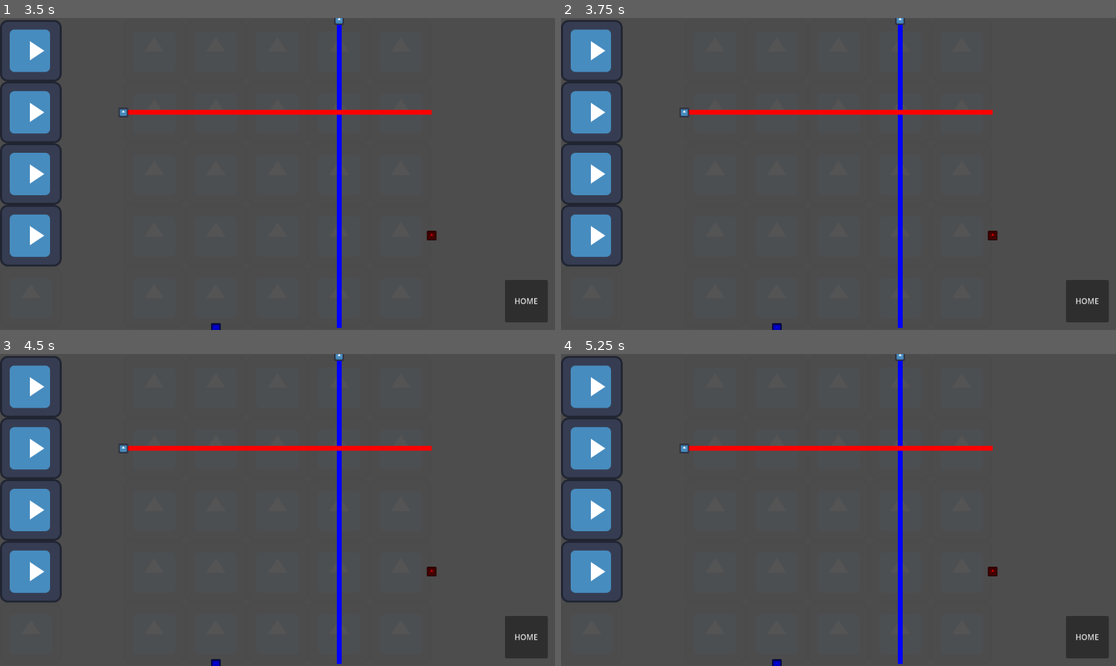
Above: before the commit, frames 1-4 (two rows, left to right).
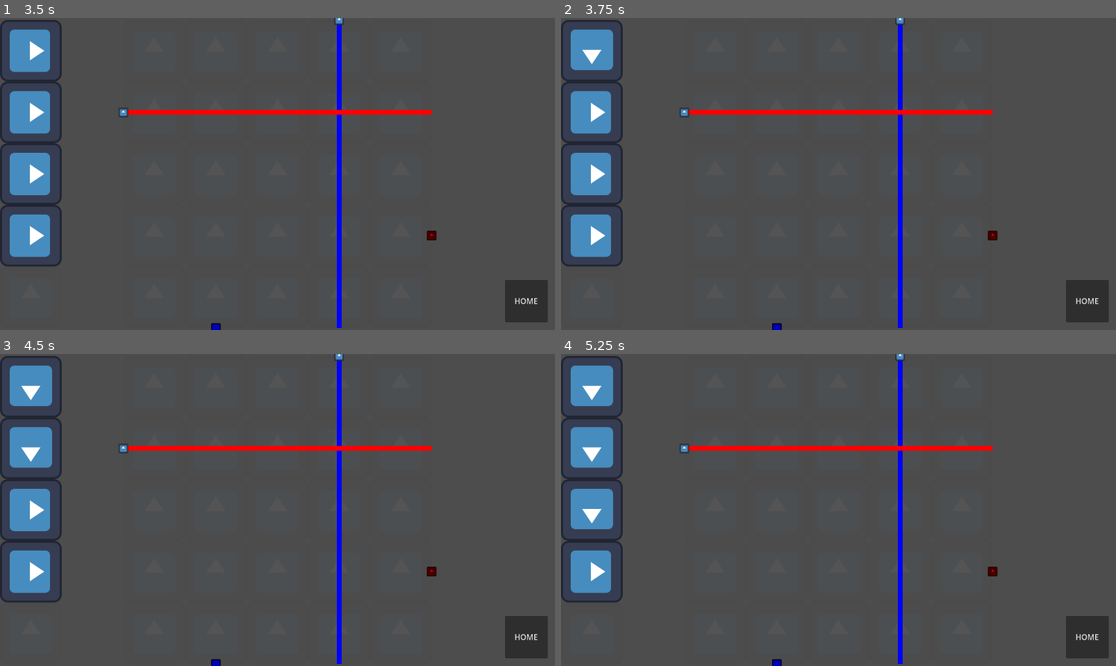
Above: after the commit, the same moments.

Repository: Phijo1/Prisma
Game: Godot game, scene res://level.tscn
Two runs of this game, one before a commit and one after it. Both use one fixed random seed, a clock stepped at 60 frames per second and the inputs below. This scene is started directly instead of the project's main scene. The engine's default icon, where the game draws it, is replaced by a stand-in: a white triangle on a blue panel in a dark square.
Inputs (mouse positions are in pixels of both pictures, inside the frame that each line leads up to):
- Up to frame 1 (3.5 s): click "HOME" at 0.5 s; click "Level 1" at 1.25 s; click "HOME" at 2 s; click "Level 1" at 2.75 s
- Up to frame 2 (3.75 s): tap Enter at 3.5 s; move the mouse to (594, 49) at 3.52 s; hold E (r_right) from 3.53 s (still down); click (594, 49) at 3.67 s
- Up to frame 3 (4.5 s): tap Space at 4.25 s; move the mouse to (33, 447) at 4.27 s; release E (r_right) at 4.28 s; hold Q (r_left) from 4.28 s (still down); click (33, 447) at 4.42 s
- Up to frame 4 (5.25 s): tap Enter at 5 s; move the mouse to (594, 510) at 5.02 s; release Q (r_left) at 5.03 s; hold E (r_right) from 5.03 s (still down); click (594, 510) at 5.17 s

Frame 1 is identical in both runs. In frame 2, 0.2% of the frame differs, in the area x 1-10%, y 3-18%; in frame 3, 0.4%; in frame 4, 0.6%, in the area x 1-10%, y 3-57%.

Commit message:
adding rotation when on board, and starting to convert x levels

Diff:
--- a/combiner.gd
+++ b/combiner.gd
@@ -45,16 +45,34 @@
 				else:
 					global_position = lastLocation.global_position
 				get_node("/root/Level").updateLight()
-	if (Input.is_action_just_pressed("r_left")) and pickedUp == true:
-		direc -= 1
-		if direc == 0:
-			direc = 4
-		rotation_degrees = 360/4 * direc
-	if (Input.is_action_just_pressed("r_right")) and pickedUp == true:
-		direc += 1
-		if direc == 5:
-			direc = 1
-		rotation_degrees = 360/4 * direc
+	if (Input.is_action_just_pressed("r_left")) and mouseOver == true:
+		if pickedUp == true:
+			direc -= 1
+			if direc == 0:
+				direc = 4
+			rotation_degrees = 360/4 * direc
+			return
+		elif pickedUp == false and checkUnder() == false:
+			direc += 1
+			if direc == 5:
+				direc = 1
+			rotation_degrees = 360/4 * direc
+			get_node("/root/Level").updateLight()
+			return
+	if (Input.is_action_just_pressed("r_right")) and mouseOver == true:
+		if pickedUp == true:
+			direc += 1
+			if direc == 5:
+				direc = 1
+			rotation_degrees = 360/4 * direc
+			return
+		elif pickedUp == false and checkUnder() == false:
+			direc += 1
+			if direc == 5:
+				direc = 1
+			rotation_degrees = 360/4 * direc
+			get_node("/root/Level").updateLight()
+			return
 
 
 func _on_mouse_entered() -> void:
@@ -67,3 +85,12 @@
 
 func combiner():
 	print("TODO")
+
+func checkUnder():
+	var overlay = gridChecker.get_overlapping_areas()
+	print(overlay)
+	for i in overlay:
+		if i != self:
+			if i.has_method("checkUnder"):
+				return true
+	return false
--- a/filter.gd
+++ b/filter.gd
@@ -47,16 +47,34 @@
 				else:
 					global_position = lastLocation.global_position
 				get_node("/root/Level").updateLight()
-	if (Input.is_action_just_pressed("r_left")) and pickedUp == true:
-		direc -= 1
-		if direc == 0:
-			direc = 4
-		rotation_degrees = 360/4 * direc
-	if (Input.is_action_just_pressed("r_right")) and pickedUp == true:
-		direc += 1
-		if direc == 5:
-			direc = 1
-		rotation_degrees = 360/4 * direc
+	if (Input.is_action_just_pressed("r_left")) and mouseOver == true:
+		if pickedUp == true:
+			direc -= 1
+			if direc == 0:
+				direc = 4
+			rotation_degrees = 360/4 * direc
+			return
+		elif pickedUp == false and checkUnder() == false:
+			direc += 1
+			if direc == 5:
+				direc = 1
+			rotation_degrees = 360/4 * direc
+			get_node("/root/Level").updateLight()
+			return
+	if (Input.is_action_just_pressed("r_right")) and mouseOver == true:
+		if pickedUp == true:
+			direc += 1
+			if direc == 5:
+				direc = 1
+			rotation_degrees = 360/4 * direc
+			return
+		elif pickedUp == false and checkUnder() == false:
+			direc += 1
+			if direc == 5:
+				direc = 1
+			rotation_degrees = 360/4 * direc
+			get_node("/root/Level").updateLight()
+			return
 
 
 func _on_mouse_entered() -> void:
@@ -69,3 +87,12 @@
 
 func filter():
 	print("TODO")
+
+func checkUnder():
+	var overlay = gridChecker.get_overlapping_areas()
+	print(overlay)
+	for i in overlay:
+		if i != self:
+			if i.has_method("checkUnder"):
+				return true
+	return false
--- /dev/null
+++ b/levels/level10.tscn
@@ -0,0 +1,159 @@
+[gd_scene load_steps=8 format=3 uid="uid://4phhflod38sy"]
+
+[ext_resource type="Script" uid="uid://frcp702o3bx" path="res://level.gd" id="1_okowm"]
+[ext_resource type="PackedScene" uid="uid://dieejrp8kpwab" path="res://empty_grid.tscn" id="2_8oooe"]
+[ext_resource type="PackedScene" uid="uid://do10hshkcgjm" path="res://block.tscn" id="3_i18um"]
+[ext_resource type="PackedScene" uid="uid://c3v2pel6k0shv" path="res://splitter.tscn" id="4_8bhgk"]
+[ext_resource type="PackedScene" uid="uid://dta3q7vfg4hxv" path="res://mirror.tscn" id="5_mv8ey"]
+[ext_resource type="PackedScene" uid="uid://dd8km2o6vd228" path="res://combiner.tscn" id="6_80amw"]
+[ext_resource type="PackedScene" uid="uid://b7yokb5iixl7i" path="res://menus/hud.tscn" id="7_3r2vy"]
+
+[node name="Level" type="Node2D"]
+script = ExtResource("1_okowm")
+levelNumber = 10
+
+[node name="CanvasLayer" type="CanvasLayer" parent="."]
+
+[node name="RayGrid" type="GridContainer" parent="CanvasLayer"]
+unique_name_in_owner = true
+anchors_preset = 8
+anchor_left = 0.5
+anchor_top = 0.5
+anchor_right = 0.5
+anchor_bottom = 0.5
+offset_left = -20.0
+offset_top = -20.0
+offset_right = 20.0
+offset_bottom = 20.0
+grow_horizontal = 2
+grow_vertical = 2
+size_flags_horizontal = 4
+size_flags_vertical = 4
+theme_override_constants/h_separation = 128
+theme_override_constants/v_separation = 128
+columns = 5
+
+[node name="EmptyGrid" parent="CanvasLayer/RayGrid" instance=ExtResource("2_8oooe")]
+layout_mode = 2
+source = [2, 4]
+
+[node name="EmptyGrid2" parent="CanvasLayer/RayGrid" instance=ExtResource("2_8oooe")]
+layout_mode = 2
+
+[node name="EmptyGrid3" parent="CanvasLayer/RayGrid" instance=ExtResource("2_8oooe")]
+layout_mode = 2
+
+[node name="EmptyGrid4" parent="CanvasLayer/RayGrid" instance=ExtResource("2_8oooe")]
+layout_mode = 2
+
+[node name="EmptyGrid5" parent="CanvasLayer/RayGrid" instance=ExtResource("2_8oooe")]
+layout_mode = 2
+dest = [4, 1]
+
+[node name="EmptyGrid6" parent="CanvasLayer/RayGrid" instance=ExtResource("2_8oooe")]
+layout_mode = 2
+dest = [5, 4]
+
+[node name="EmptyGrid7" parent="CanvasLayer/RayGrid" instance=ExtResource("2_8oooe")]
+layout_mode = 2
+
+[node name="EmptyGrid8" parent="CanvasLayer/RayGrid" instance=ExtResource("2_8oooe")]
+layout_mode = 2
+
+[node name="EmptyGrid9" parent="CanvasLayer/RayGrid" instance=ExtResource("2_8oooe")]
+layout_mode = 2
+
+[node name="EmptyGrid10" parent="CanvasLayer/RayGrid" instance=ExtResource("2_8oooe")]
+layout_mode = 2
+
+[node name="EmptyGrid11" parent="CanvasLayer/RayGrid" instance=ExtResource("2_8oooe")]
+layout_mode = 2
+
+[node name="EmptyGrid12" parent="CanvasLayer/RayGrid" instance=ExtResource("2_8oooe")]
+layout_mode = 2
+
+[node name="EmptyGrid13" parent="CanvasLayer/RayGrid" instance=ExtResource("2_8oooe")]
+layout_mode = 2
+
+[node name="EmptyGrid14" parent="CanvasLayer/RayGrid" instance=ExtResource("2_8oooe")]
+layout_mode = 2
+
+[node name="Block" parent="CanvasLayer/RayGrid/EmptyGrid14" instance=ExtResource("3_i18um")]
+
+[node name="EmptyGrid15" parent="CanvasLayer/RayGrid" instance=ExtResource("2_8oooe")]
+layout_mode = 2
+
+[node name="EmptyGrid16" parent="CanvasLayer/RayGrid" instance=ExtResource("2_8oooe")]
+layout_mode = 2
+source = [6, 4]
+
+[node name="EmptyGrid17" parent="CanvasLayer/RayGrid" instance=ExtResource("2_8oooe")]
+layout_mode = 2
+
+[node name="EmptyGrid18" parent="CanvasLayer/RayGrid" instance=ExtResource("2_8oooe")]
+layout_mode = 2
+
+[node name="EmptyGrid19" parent="CanvasLayer/RayGrid" instance=ExtResource("2_8oooe")]
+layout_mode = 2
+
+[node name="EmptyGrid20" parent="CanvasLayer/RayGrid" instance=ExtResource("2_8oooe")]
+layout_mode = 2
+
+[node name="EmptyGrid21" parent="CanvasLayer/RayGrid" instance=ExtResource("2_8oooe")]
+layout_mode = 2
+
+[node name="EmptyGrid22" parent="CanvasLayer/RayGrid" instance=ExtResource("2_8oooe")]
+layout_mode = 2
+
+[node name="Block" parent="CanvasLayer/RayGrid/EmptyGrid22" instance=ExtResource("3_i18um")]
+
+[node name="EmptyGrid23" parent="CanvasLayer/RayGrid" instance=ExtResource("2_8oooe")]
+layout_mode = 2
+
+[node name="EmptyGrid24" parent="CanvasLayer/RayGrid" instance=ExtResource("2_8oooe")]
+layout_mode = 2
+
+[node name="EmptyGrid25" parent="CanvasLayer/RayGrid" instance=ExtResource("2_8oooe")]
+layout_mode = 2
+
+[node name="PrismGrid" type="GridContainer" parent="CanvasLayer"]
+unique_name_in_owner = true
+anchors_preset = 4
+anchor_top = 0.5
+anchor_bottom = 0.5
+offset_left = 64.0
+offset_top = -256.0
+offset_right = 104.0
+offset_bottom = 256.0
+grow_vertical = 2
+theme_override_constants/v_separation = 128
+
+[node name="EmptyGrid" parent="CanvasLayer/PrismGrid" instance=ExtResource("2_8oooe")]
+layout_mode = 2
+
+[node name="Splitter" parent="CanvasLayer/PrismGrid/EmptyGrid" instance=ExtResource("4_8bhgk")]
+
+[node name="EmptyGrid2" parent="CanvasLayer/PrismGrid" instance=ExtResource("2_8oooe")]
+layout_mode = 2
+
+[node name="Mirror" parent="CanvasLayer/PrismGrid/EmptyGrid2" instance=ExtResource("5_mv8ey")]
+
+[node name="EmptyGrid3" parent="CanvasLayer/PrismGrid" instance=ExtResource("2_8oooe")]
+layout_mode = 2
+
+[node name="Mirror" parent="CanvasLayer/PrismGrid/EmptyGrid3" instance=ExtResource("5_mv8ey")]
+
+[node name="EmptyGrid4" parent="CanvasLayer/PrismGrid" instance=ExtResource("2_8oooe")]
+layout_mode = 2
+
+[node name="Combiner" parent="CanvasLayer/PrismGrid/EmptyGrid4" instance=ExtResource("6_80amw")]
+
+[node name="EmptyGrid5" parent="CanvasLayer/PrismGrid" instance=ExtResource("2_8oooe")]
+layout_mode = 2
+
+[node name="Mirror" parent="CanvasLayer/PrismGrid/EmptyGrid5" instance=ExtResource("5_mv8ey")]
+
+[node name="HUD" parent="." instance=ExtResource("7_3r2vy")]
+
+[connection signal="win_hide" from="." to="HUD" method="_on_level_win_hide"]
+[connection signal="win_show" from="." to="HUD" method="_on_level_win_show"]
--- a/levels/levelX1.tscn
+++ /dev/null
@@ -1,159 +0,0 @@
-[gd_scene load_steps=8 format=3 uid="uid://b6roex1yjevnj"]
-
-[ext_resource type="Script" uid="uid://frcp702o3bx" path="res://level.gd" id="1_kxb62"]
-[ext_resource type="PackedScene" uid="uid://dieejrp8kpwab" path="res://empty_grid.tscn" id="2_chp7m"]
-[ext_resource type="PackedScene" uid="uid://do10hshkcgjm" path="res://block.tscn" id="3_vcjym"]
-[ext_resource type="PackedScene" uid="uid://c3v2pel6k0shv" path="res://splitter.tscn" id="4_quhsd"]
-[ext_resource type="PackedScene" uid="uid://dta3q7vfg4hxv" path="res://mirror.tscn" id="5_jdwu7"]
-[ext_resource type="PackedScene" uid="uid://dd8km2o6vd228" path="res://combiner.tscn" id="6_gaq1t"]
-[ext_resource type="PackedScene" uid="uid://b7yokb5iixl7i" path="res://menus/hud.tscn" id="7_5wsmu"]
-
-[node name="Level" type="Node2D"]
-script = ExtResource("1_kxb62")
-levelNumber = 2
-
-[node name="CanvasLayer" type="CanvasLayer" parent="."]
-
-[node name="RayGrid" type="GridContainer" parent="CanvasLayer"]
-unique_name_in_owner = true
-anchors_preset = 8
-anchor_left = 0.5
-anchor_top = 0.5
-anchor_right = 0.5
-anchor_bottom = 0.5
-offset_left = -20.0
-offset_top = -20.0
-offset_right = 20.0
-offset_bottom = 20.0
-grow_horizontal = 2
-grow_vertical = 2
-size_flags_horizontal = 4
-size_flags_vertical = 4
-theme_override_constants/h_separation = 128
-theme_override_constants/v_separation = 128
-columns = 5
-
-[node name="EmptyGrid" parent="CanvasLayer/RayGrid" instance=ExtResource("2_chp7m")]
-layout_mode = 2
-source = [2, 4]
-
-[node name="EmptyGrid2" parent="CanvasLayer/RayGrid" instance=ExtResource("2_chp7m")]
-layout_mode = 2
-
-[node name="EmptyGrid3" parent="CanvasLayer/RayGrid" instance=ExtResource("2_chp7m")]
-layout_mode = 2
-
-[node name="EmptyGrid4" parent="CanvasLayer/RayGrid" instance=ExtResource("2_chp7m")]
-layout_mode = 2
-
-[node name="EmptyGrid5" parent="CanvasLayer/RayGrid" instance=ExtResource("2_chp7m")]
-layout_mode = 2
-dest = [4, 1]
-
-[node name="EmptyGrid6" parent="CanvasLayer/RayGrid" instance=ExtResource("2_chp7m")]
-layout_mode = 2
-dest = [5, 4]
-
-[node name="EmptyGrid7" parent="CanvasLayer/RayGrid" instance=ExtResource("2_chp7m")]
-layout_mode = 2
-
-[node name="EmptyGrid8" parent="CanvasLayer/RayGrid" instance=ExtResource("2_chp7m")]
-layout_mode = 2
-
-[node name="EmptyGrid9" parent="CanvasLayer/RayGrid" instance=ExtResource("2_chp7m")]
-layout_mode = 2
-
-[node name="EmptyGrid10" parent="CanvasLayer/RayGrid" instance=ExtResource("2_chp7m")]
-layout_mode = 2
-
-[node name="EmptyGrid11" parent="CanvasLayer/RayGrid" instance=ExtResource("2_chp7m")]
-layout_mode = 2
-
-[node name="EmptyGrid12" parent="CanvasLayer/RayGrid" instance=ExtResource("2_chp7m")]
-layout_mode = 2
-
-[node name="EmptyGrid13" parent="CanvasLayer/RayGrid" instance=ExtResource("2_chp7m")]
-layout_mode = 2
-
-[node name="EmptyGrid14" parent="CanvasLayer/RayGrid" instance=ExtResource("2_chp7m")]
-layout_mode = 2
-
-[node name="Block" parent="CanvasLayer/RayGrid/EmptyGrid14" instance=ExtResource("3_vcjym")]
-
-[node name="EmptyGrid15" parent="CanvasLayer/RayGrid" instance=ExtResource("2_chp7m")]
-layout_mode = 2
-
-[node name="EmptyGrid16" parent="CanvasLayer/RayGrid" instance=ExtResource("2_chp7m")]
-layout_mode = 2
-source = [6, 4]
-
-[node name="EmptyGrid17" parent="CanvasLayer/RayGrid" instance=ExtResource("2_chp7m")]
-layout_mode = 2
-
-[node name="EmptyGrid18" parent="CanvasLayer/RayGrid" instance=ExtResource("2_chp7m")]
-layout_mode = 2
-
-[node name="EmptyGrid19" parent="CanvasLayer/RayGrid" instance=ExtResource("2_chp7m")]
-layout_mode = 2
-
-[node name="EmptyGrid20" parent="CanvasLayer/RayGrid" instance=ExtResource("2_chp7m")]
-layout_mode = 2
-
-[node name="EmptyGrid21" parent="CanvasLayer/RayGrid" instance=ExtResource("2_chp7m")]
-layout_mode = 2
-
-[node name="EmptyGrid22" parent="CanvasLayer/RayGrid" instance=ExtResource("2_chp7m")]
-layout_mode = 2
-
-[node name="Block" parent="CanvasLayer/RayGrid/EmptyGrid22" instance=ExtResource("3_vcjym")]
-
-[node name="EmptyGrid23" parent="CanvasLayer/RayGrid" instance=ExtResource("2_chp7m")]
-layout_mode = 2
-
-[node name="EmptyGrid24" parent="CanvasLayer/RayGrid" instance=ExtResource("2_chp7m")]
-layout_mode = 2
-
-[node name="EmptyGrid25" parent="CanvasLayer/RayGrid" instance=ExtResource("2_chp7m")]
-layout_mode = 2
-
-[node name="PrismGrid" type="GridContainer" parent="CanvasLayer"]
-unique_name_in_owner = true
-anchors_preset = 4
-anchor_top = 0.5
-anchor_bottom = 0.5
-offset_left = 64.0
-offset_top = -256.0
-offset_right = 104.0
-offset_bottom = 256.0
-grow_vertical = 2
-theme_override_constants/v_separation = 128
-
-[node name="EmptyGrid" parent="CanvasLayer/PrismGrid" instance=ExtResource("2_chp7m")]
-layout_mode = 2
-
-[node name="Splitter" parent="CanvasLayer/PrismGrid/EmptyGrid" instance=ExtResource("4_quhsd")]
-
-[node name="EmptyGrid2" parent="CanvasLayer/PrismGrid" instance=ExtResource("2_chp7m")]
-layout_mode = 2
-
-[node name="Mirror" parent="CanvasLayer/PrismGrid/EmptyGrid2" instance=ExtResource("5_jdwu7")]
-
-[node name="EmptyGrid3" parent="CanvasLayer/PrismGrid" instance=ExtResource("2_chp7m")]
-layout_mode = 2
-
-[node name="Mirror" parent="CanvasLayer/PrismGrid/EmptyGrid3" instance=ExtResource("5_jdwu7")]
-
-[node name="EmptyGrid4" parent="CanvasLayer/PrismGrid" instance=ExtResource("2_chp7m")]
-layout_mode = 2
-
-[node name="Combiner" parent="CanvasLayer/PrismGrid/EmptyGrid4" instance=ExtResource("6_gaq1t")]
-
-[node name="EmptyGrid5" parent="CanvasLayer/PrismGrid" instance=ExtResource("2_chp7m")]
-layout_mode = 2
-
-[node name="Mirror" parent="CanvasLayer/PrismGrid/EmptyGrid5" instance=ExtResource("5_jdwu7")]
-
-[node name="HUD" parent="." instance=ExtResource("7_5wsmu")]
-
-[connection signal="win_hide" from="." to="HUD" method="_on_level_win_hide"]
-[connection signal="win_show" from="." to="HUD" method="_on_level_win_show"]
--- a/mirror.gd
+++ b/mirror.gd
@@ -43,16 +43,34 @@
 				else:
 					global_position = lastLocation.global_position
 				get_node("/root/Level").updateLight()
-	if (Input.is_action_just_pressed("r_left")) and pickedUp == true:
-		direc -= 1
-		if direc == 0:
-			direc = 4
-		rotation_degrees = 360/4 * direc
-	if (Input.is_action_just_pressed("r_right")) and pickedUp == true:
-		direc += 1
-		if direc == 5:
-			direc = 1
-		rotation_degrees = 360/4 * direc
+	if (Input.is_action_just_pressed("r_left")) and mouseOver == true:
+		if pickedUp == true:
+			direc -= 1
+			if direc == 0:
+				direc = 4
+			rotation_degrees = 360/4 * direc
+			return
+		elif pickedUp == false and checkUnder() == false:
+			direc += 1
+			if direc == 5:
+				direc = 1
+			rotation_degrees = 360/4 * direc
+			get_node("/root/Level").updateLight()
+			return
+	if (Input.is_action_just_pressed("r_right")) and mouseOver == true:
+		if pickedUp == true:
+			direc += 1
+			if direc == 5:
+				direc = 1
+			rotation_degrees = 360/4 * direc
+			return
+		elif pickedUp == false and checkUnder() == false:
+			direc += 1
+			if direc == 5:
+				direc = 1
+			rotation_degrees = 360/4 * direc
+			get_node("/root/Level").updateLight()
+			return
 
 func _on_mouse_entered() -> void:
 	mouseOver = true
@@ -64,3 +82,12 @@
 
 func mirror():
 	print("TODO")
+
+func checkUnder():
+	var overlay = gridChecker.get_overlapping_areas()
+	print(overlay)
+	for i in overlay:
+		if i != self:
+			if i.has_method("checkUnder"):
+				return true
+	return false
--- a/splitter.gd
+++ b/splitter.gd
@@ -43,16 +43,34 @@
 				else:
 					global_position = lastLocation.global_position
 				get_node("/root/Level").updateLight()
-	if (Input.is_action_just_pressed("r_left")) and pickedUp == true:
-		direc -= 1
-		if direc == 0:
-			direc = 4
-		rotation_degrees = 360/4 * direc
-	if (Input.is_action_just_pressed("r_right")) and pickedUp == true:
-		direc += 1
-		if direc == 5:
-			direc = 1
-		rotation_degrees = 360/4 * direc
+	if (Input.is_action_just_pressed("r_left")) and mouseOver == true:
+		if pickedUp == true:
+			direc -= 1
+			if direc == 0:
+				direc = 4
+			rotation_degrees = 360/4 * direc
+			return
+		elif pickedUp == false and checkUnder() == false:
+			direc += 1
+			if direc == 5:
+				direc = 1
+			rotation_degrees = 360/4 * direc
+			get_node("/root/Level").updateLight()
+			return
+	if (Input.is_action_just_pressed("r_right")) and mouseOver == true:
+		if pickedUp == true:
+			direc += 1
+			if direc == 5:
+				direc = 1
+			rotation_degrees = 360/4 * direc
+			return
+		elif pickedUp == false and checkUnder() == false:
+			direc += 1
+			if direc == 5:
+				direc = 1
+			rotation_degrees = 360/4 * direc
+			get_node("/root/Level").updateLight()
+			return
 
 
 func _on_mouse_entered() -> void:
@@ -65,3 +83,12 @@
 
 func splitter():
 	print("TODO")
+
+func checkUnder():
+	var overlay = gridChecker.get_overlapping_areas()
+	print(overlay)
+	for i in overlay:
+		if i != self:
+			if i.has_method("checkUnder"):
+				return true
+	return false
Not shown, added: levels/level7.tscn520591765.tmp
